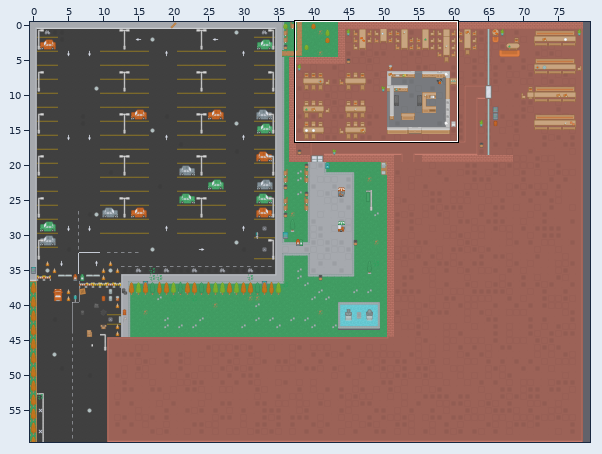
Level history. Tiled map: app/assets/MapLib.tmx. Above: a wide view before the commit, with the close-up outlined.
Close-up. First the earlier version:
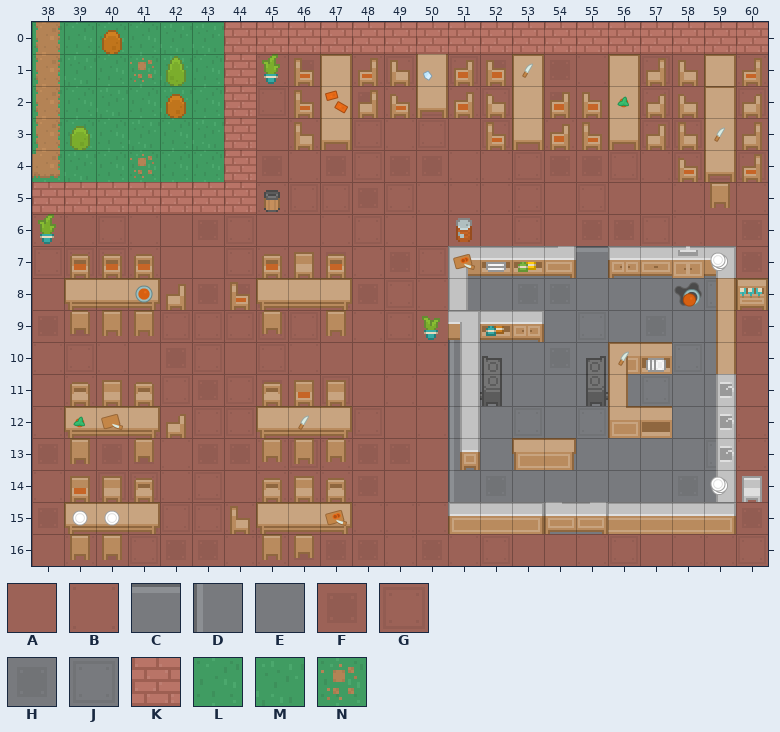
Cells are 64x64 px. Shown: x 38..60, y 0..16. The commit also changed other parts of the map, which this record leaves out.
Key: from "City": A 6, B 7, C 10, D 11, E 14, F 43, G 44, H 51, J 52, K 187, L 888, M 889, N 1018.
_ is an empty cell, # one hidden under a higher layer.
Layers that did not change in this view are not listed.
Layer "Ground" before, first column x 38:
 0 #LLLMMKKKKKKKKKKKKKKKKK
 1 #MLNMLKBF#BG#GF#FB#GA#B
 2 #LMLMLKGA#FBGBG#FA#GA#G
 3 #LLMLMKABFGBGAGFBABGG#A
 4 #MLNLLKFBFGFFBBGFFGBGGG
 5 KKKKKKKBGGFGBBBGAGAABAB
 6 BBGBAFGAABGBAAAGAFFGBAF
 7 GGGBAAGBFFBFGEEEECEE#EF
 8 AABFAFFGGBFGBEEHHEEEEJA
 9 FFAAGGGGGABGADEHEJEHEEF
10 BGBAFGAGBAAABDEEHE##JEA
11 ABFAGFGFAGABADEEEEEJEEA
12 BGFBAGGFBFGABDEJEJ##EEB
13 FFFFBFFBGBFFADEEEEEEEJB
14 BFGGBGABBBFAADHEEEEEHEA
15 FAAGGGBBFABBB###EE####F
16 ABFGFFBBFFFBFBGAABGABBG
The result:
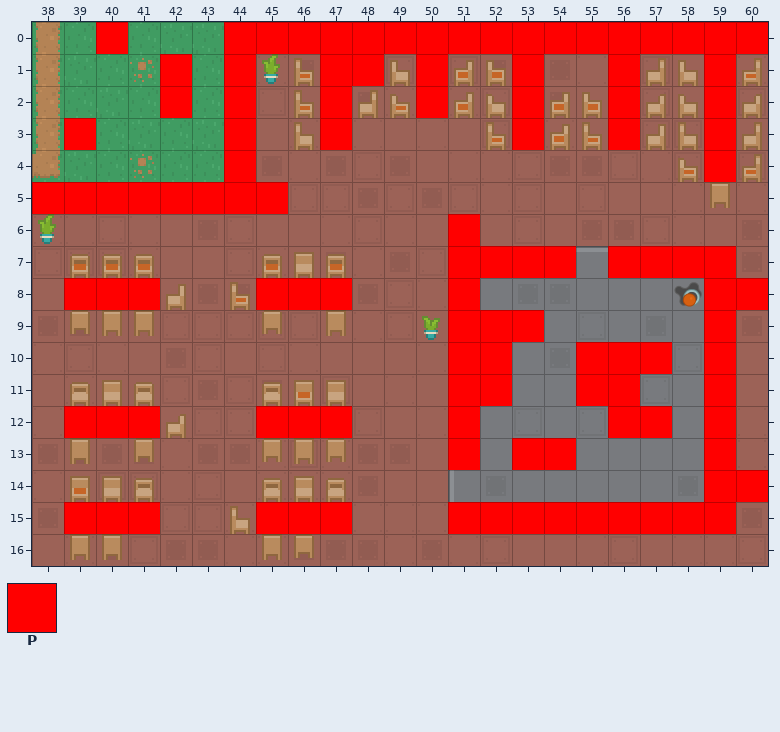
Further tiles: from "Collision": P 0.
Tiles of an added or newly shown layer are drawn over the layers below it.
Difference:
Changed rows in their new state; . is an unchanged cell.
Layer "Ground":
first column x 47:
 3 #
Layer "Collision" (now shown):
first column x 38:
 0 ..P...PPPPPPPPPPPPPPPPP
 1 ....P.P..PP.P..P..P..P.
 2 ....P.P..P..P..P..P..P.
 3 .P....P..P.....P..P..P.
 4 ......P..............P.
 5 PPPPPPPP...............
 6 .............P.........
 7 .............PPPP.PPPP.
 8 .PPP...PPP...P.......PP
 9 .............PPP.....P.
10 .............PP..PPP.P.
11 .............PP..PP..P.
12 .PPP...PPP...P....PP.P.
13 .............P.PP....P.
14 .....................PP
15 .PPP...PPP...PPPPPPPPP.
Where, in picture pixels (left, top, right, bottom), the same in both close-ups:
changed: (32, 22, 768, 214)
added: (448, 214, 768, 534)
added: (64, 278, 160, 310)
added: (256, 278, 352, 310)
added: (64, 406, 160, 438)
added: (256, 406, 352, 438)
added: (64, 502, 160, 534)
added: (256, 502, 352, 534)
